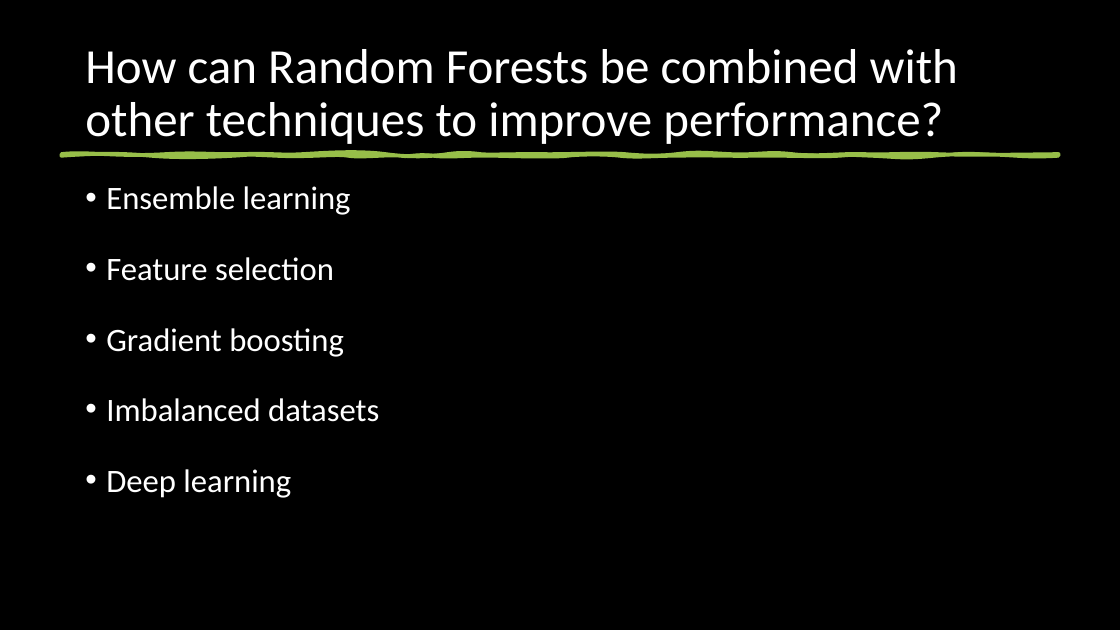
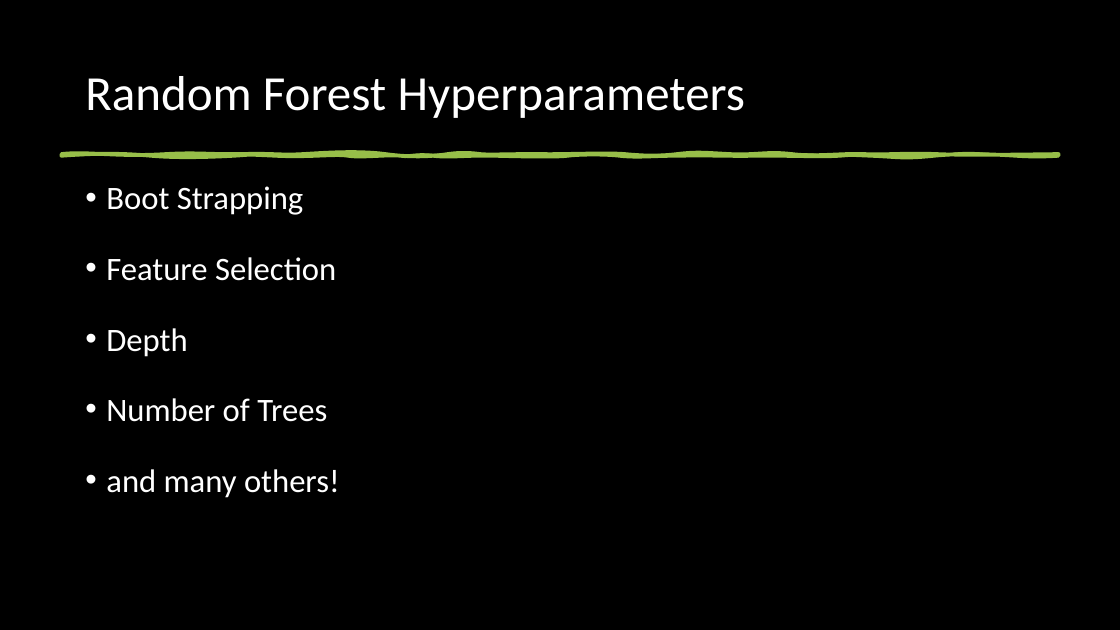
Before and after one commit to abrahamsj/Week_09_Assmnt, a slide deck: slide 9 of PowerPoint/assessment_9_PPTX.pptx. Drawn at 1120x630 pixels with LibreOffice and Linux fonts; fonts in the diff are those of the drawing. Boxes give left, top, right and bottom in pixels: in the first picture for what was removed or moved away, otherwise in the second. Text is boxed around its words. In the diff, an @@ line names an element or a change of style, - is before the commit and + after.

```diff
--- a/PowerPoint/assessment_9_PPTX.pptx
+++ b/PowerPoint/assessment_9_PPTX.pptx
@@ title at (85, 76, 745, 118): text changed @@
-How can Random Forests be combined with other techniques to improve performance?
+Random Forest Hyperparameters
@@ text at (106, 186, 340, 498): text changed @@
-• Ensemble learning
-• Feature selection
-• Gradient boosting
-• Imbalanced datasets
-• Deep learning
+• Boot Strapping
+• Feature Selection
+• Depth
+• Number of Trees
+• and many others!
```
Also in this commit, not shown: 7 other slides changed, 4 other files.
